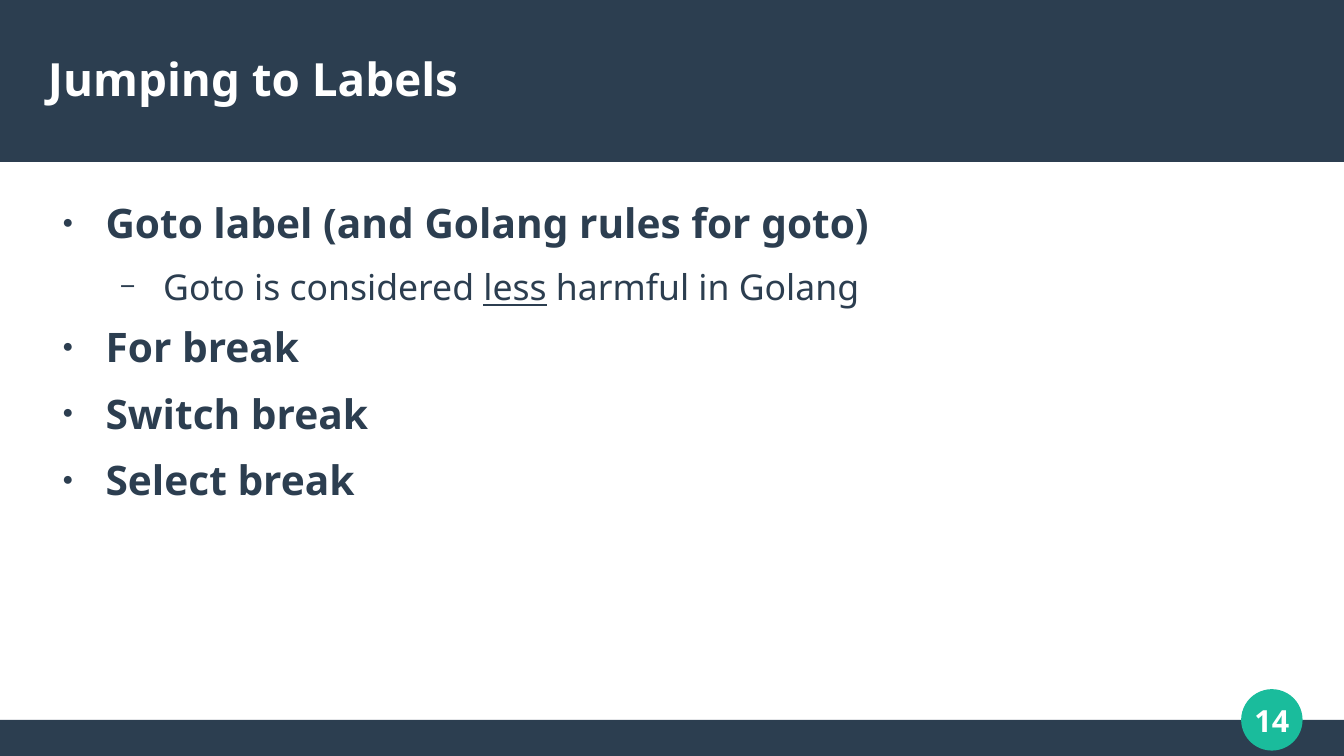
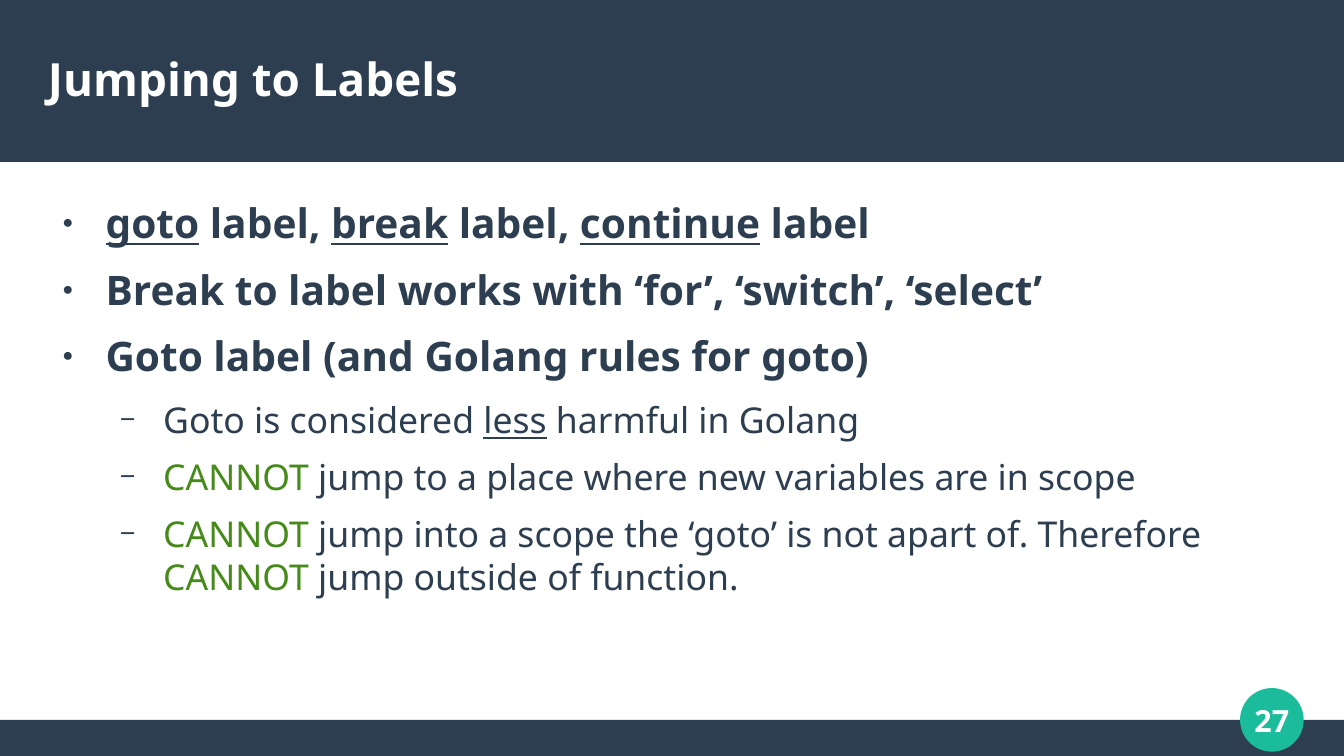
Before and after one commit to calvincramer/golang-training-2-completed, a slide deck: slide 27 of presentation-2.odp (slide 14 before the commit). Drawn at 1344x756 pixels with LibreOffice and Linux fonts; fonts in the diff are those of the drawing. Boxes give left, top, right and bottom in pixels: in the first picture for what was removed or moved away, otherwise in the second. Text is boxed around its words. In the diff, an @@ line names an element or a change of style, - is before the commit and + after.

```diff
--- a/presentation-2.odp
+++ b/presentation-2.odp
@@ text at (106,207,1042,311): paragraphs added @@
+● goto label, break label, continue label
+● Break to label works with ‘for’, ‘switch’, ‘select’
@@ text at (163,463,1202,599): text changed; size 24 to 21 pt; bold off @@
-● For break
-● Switch break
-● Select break
+  − CANNOT jump to a place where new variables are in scope
+  − CANNOT jump into a scope the ‘goto’ is not apart of. Therefore CANNOT jump outside of function.
@@ ellipse at (1243,690,1303,750): outline #1ABC9C 0.85 pt to #1ABC9C 2.15 pt @@
@@ page number at (1254,710,1289,732): text changed @@
-14
+27
```
Also in this commit, not shown: 13 other slides changed, 15 slides added, 1 slide removed.
